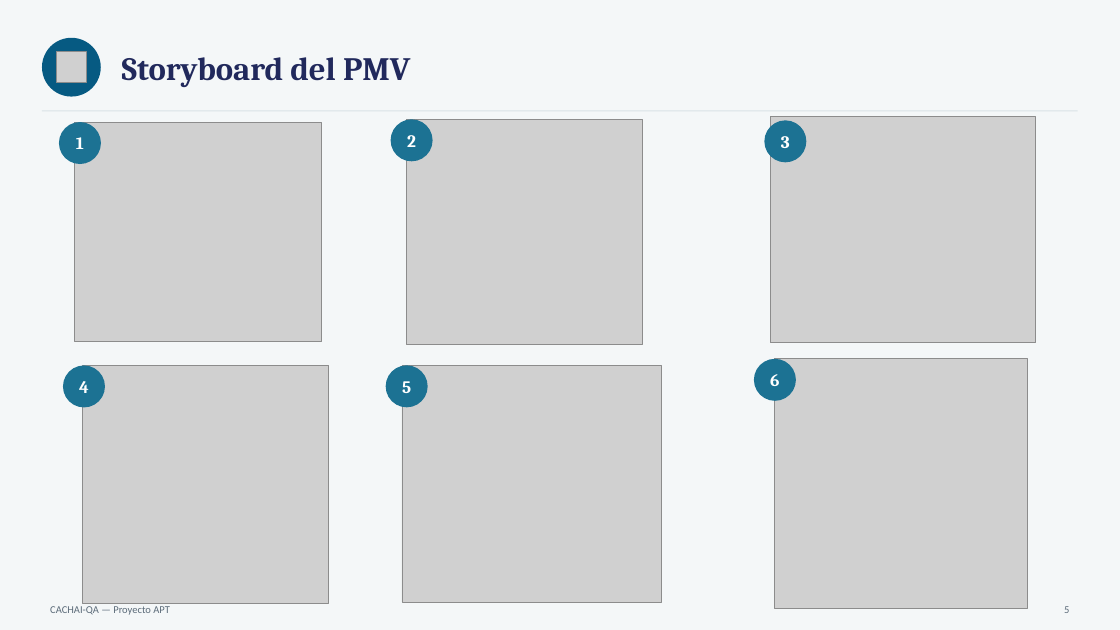
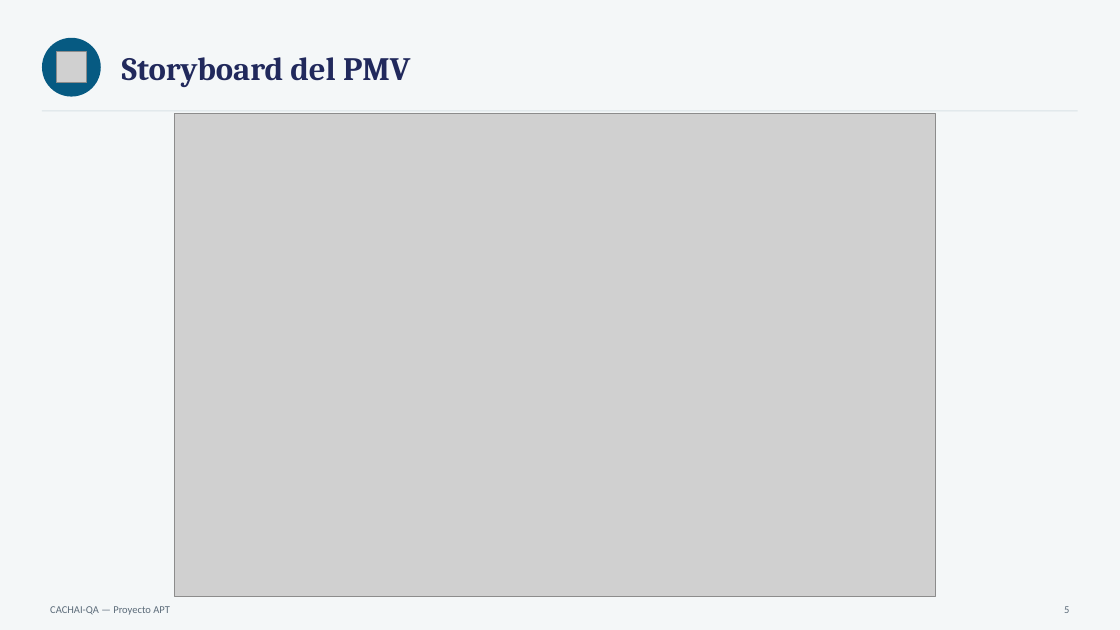
Before and after one commit to JoValdiviaMendoza/CACHAI-QA, a slide deck: slide 7 of Fase 1/Evidencias Grupales/Presentacion Proyecto.pptx. Drawn at 1120x630 pixels with LibreOffice and Linux fonts; fonts in the diff are those of the drawing; grey boxes stand for pictures. Boxes give left, top, right and bottom in pixels: in the first picture for what was removed or moved away, otherwise in the second. Text is boxed around its words. In the diff, an @@ line names an element or a change of style, - is before the commit and + after.

```diff
--- a/Fase 1/Evidencias Grupales/Presentacion Proyecto.pptx
+++ b/Fase 1/Evidencias Grupales/Presentacion Proyecto.pptx
@@ picture added at bbox=[175, 113, 936, 597] @@
@@ ellipse removed at bbox=[391, 119, 433, 161] @@
@@ picture removed at bbox=[770, 117, 1036, 343] @@
@@ ellipse removed at bbox=[59, 122, 101, 164] @@
@@ picture removed at bbox=[75, 122, 322, 341] @@
@@ text removed at bbox=[76, 137, 84, 149] @@
-1
@@ picture removed at bbox=[407, 120, 643, 344] @@
@@ text removed at bbox=[407, 135, 416, 147] @@
-2
@@ ellipse removed at bbox=[765, 120, 807, 162] @@
@@ text removed at bbox=[781, 136, 790, 148] @@
-3
@@ ellipse removed at bbox=[755, 359, 797, 401] @@
@@ picture removed at bbox=[776, 359, 1028, 608] @@
@@ ellipse removed at bbox=[63, 365, 105, 408] @@
@@ text removed at bbox=[79, 381, 89, 393] @@
-4
@@ picture removed at bbox=[82, 365, 329, 603] @@
@@ ellipse removed at bbox=[386, 365, 428, 408] @@
@@ picture removed at bbox=[402, 365, 662, 602] @@
@@ text removed at bbox=[402, 381, 411, 393] @@
-5
@@ text removed at bbox=[770, 374, 779, 386] @@
-6
```
Also in this commit, not shown: 12 other slides changed.
